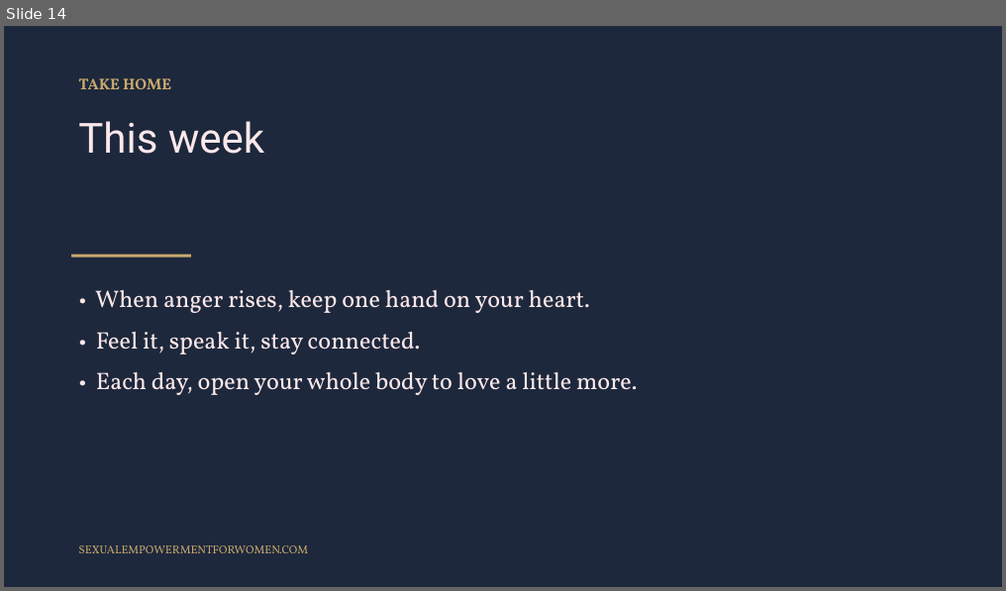
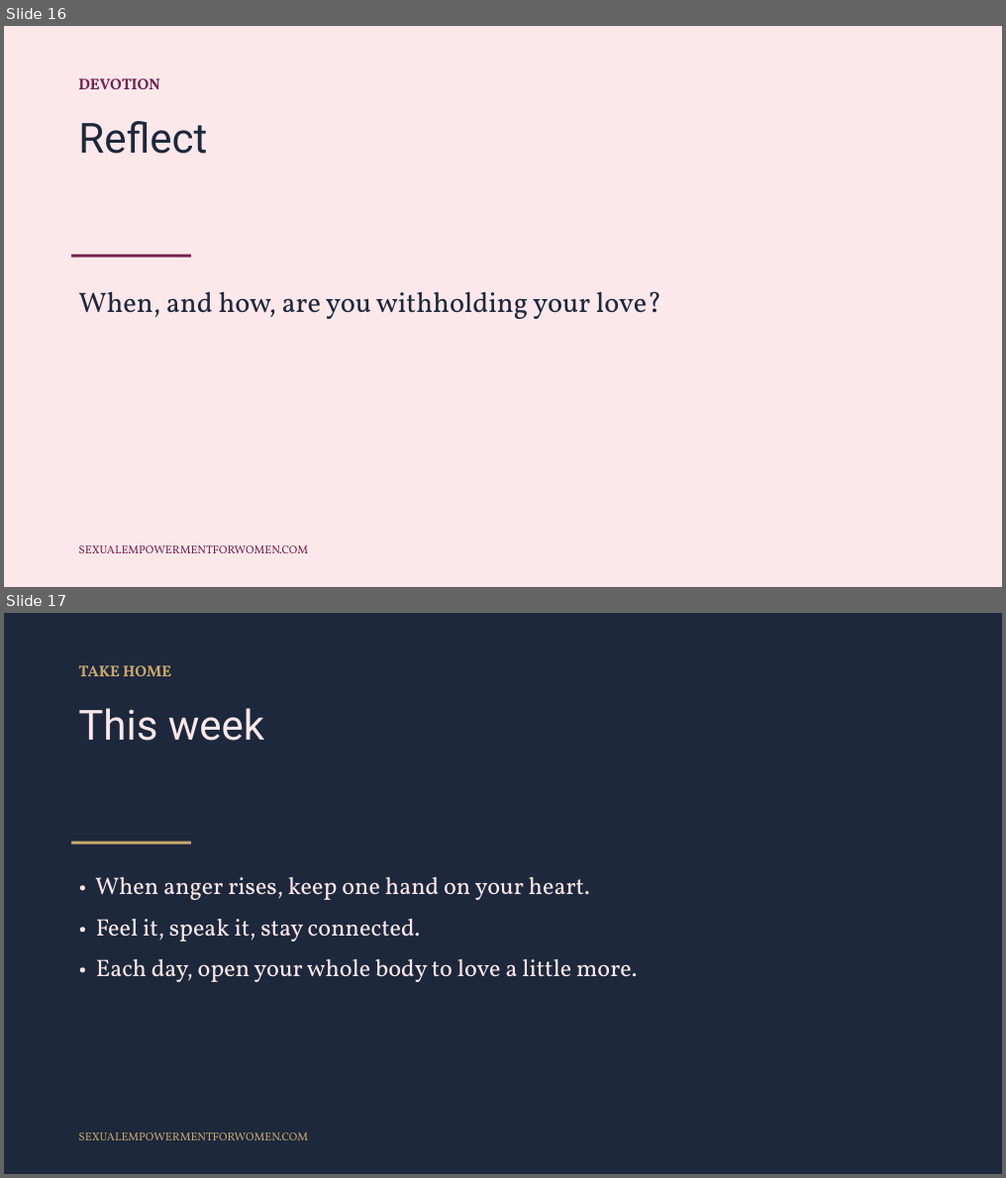
Before and after one commit to tarisha-starr/GitHub-folder, a slide deck: content/sessions/slides/Polarity-and-Attraction.pptx. Shown one above the other, each under a label of ours: slide 14 before the commit, slides 16 and 17 after it. The pictures are 1006x591 and 1006x1178 pixels, drawn with LibreOffice and Linux fonts; fonts in the diff are those of the drawing. Boxes give left, top, right and bottom in pixels: in the first picture for what was removed or moved away, otherwise in the second. Text is boxed around its words. In the diff, an @@ line names an element or a change of style, - is before the commit and + after.

```diff
--- a/content/sessions/slides/Polarity-and-Attraction.pptx
+++ b/content/sessions/slides/Polarity-and-Attraction.pptx
@@ slide 16 added at [4,26,1002,587], background #FCE8EA @@
@@ text added at [78,78,159,89], 15 pt, text #74234F, bold @@
+DEVOTION
@@ text added at [78,121,207,154], 40 pt, text #1D283C @@
+Reflect
@@ rectangle added at [71,255,191,258], fill #74234F @@
@@ text added at [78,291,662,319], 27 pt, text #1D283C @@
+When, and how, are you withholding your love?
@@ text added at [78,546,308,554], 11 pt, text #74234F @@
+SEXUALEMPOWERMENTFORWOMEN.COM
@@ what was slide 14 is now slide 17 @@
```
Also in this commit, not shown: 1 slide changed, 2 other slides added, 3 other files.
